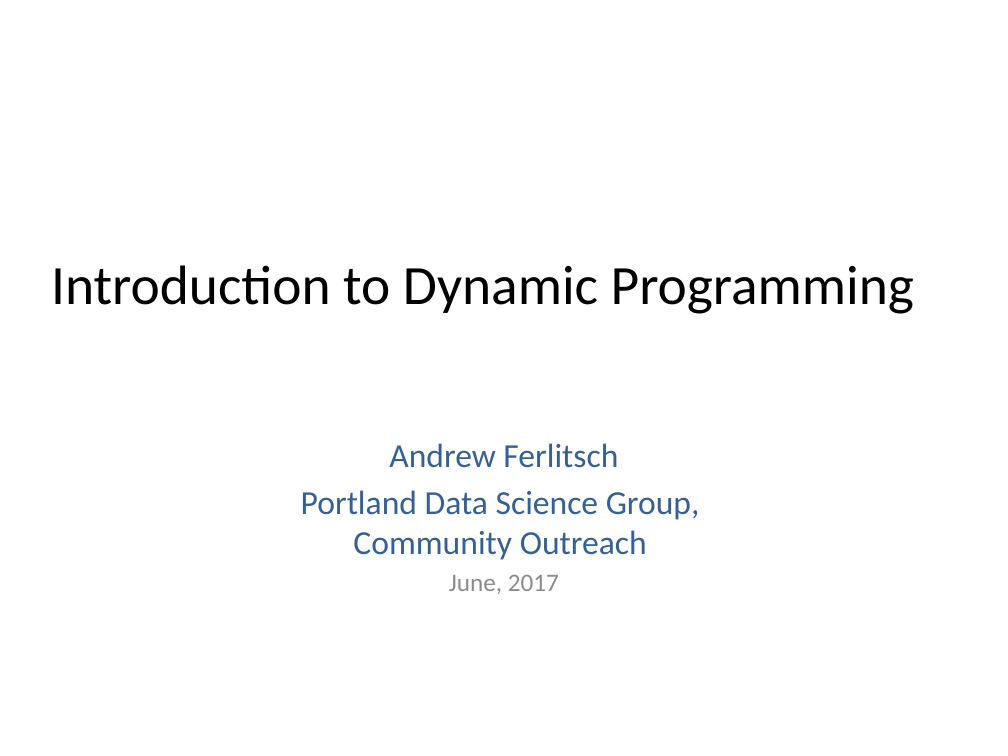
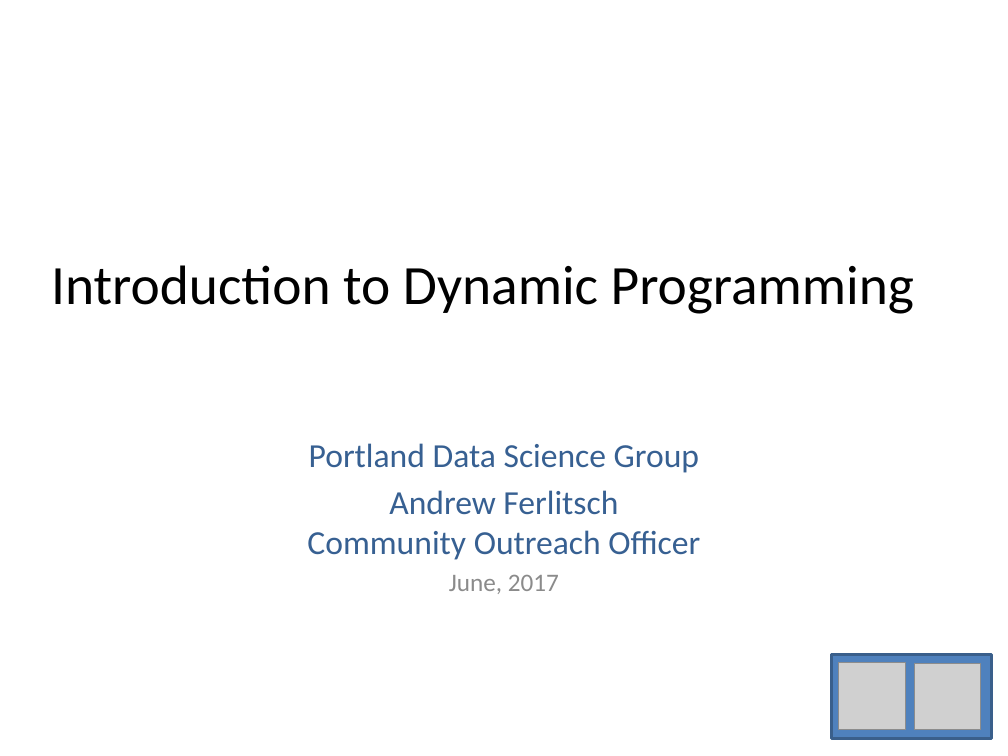
Before and after one commit to andrewferlitsch/Portland-Data-Science-Group, a slide deck: slide 1 of Presentations/AI Dynamic Programming.pptx. Drawn at 1008x756 pixels with LibreOffice and Linux fonts; fonts in the diff are those of the drawing; grey boxes stand for pictures. Boxes give left, top, right and bottom in pixels: in the first picture for what was removed or moved away, otherwise in the second. Text is boxed around its words. In the diff, an @@ line names an element or a change of style, - is before the commit and + after.

```diff
--- a/Presentations/AI Dynamic Programming.pptx
+++ b/Presentations/AI Dynamic Programming.pptx
@@ subtitle at (307,443,700,560): text changed @@
-Andrew Ferlitsch
-Portland Data Science Group,
-Community Outreach
+Portland Data Science Group
+Andrew Ferlitsch
+Community Outreach Officer
@@ rectangle added at (832,654,991,738), fill #4F81BD, outline #3A5F8C 2 pt @@
@@ picture added at (839,662,906,730) @@
@@ picture added at (914,664,980,730) @@
```
Also in this commit, not shown: 5 other files.
